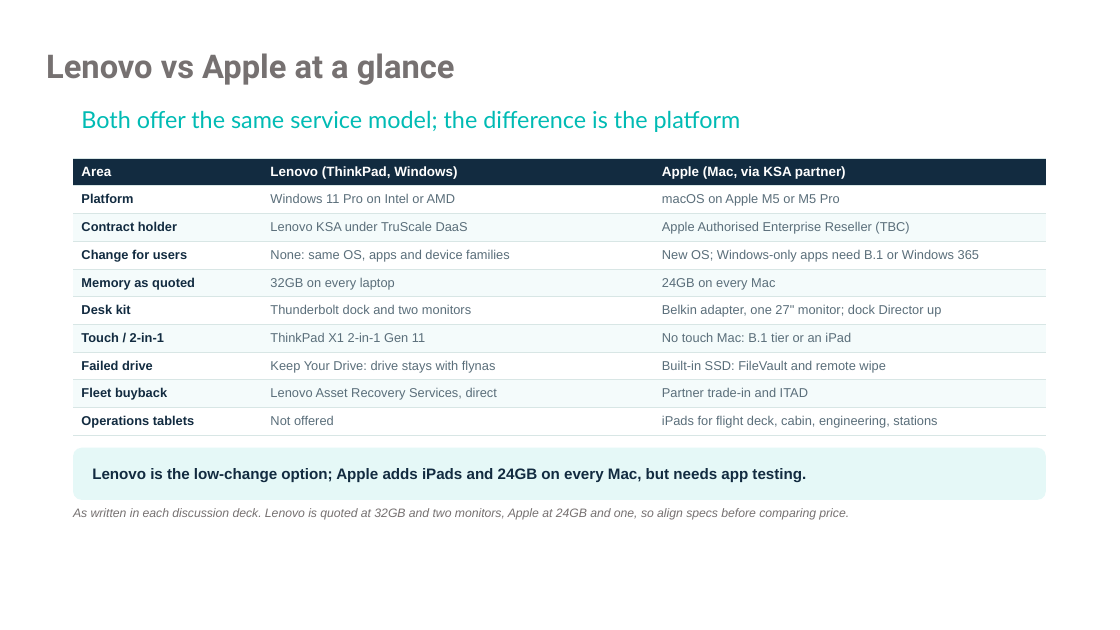
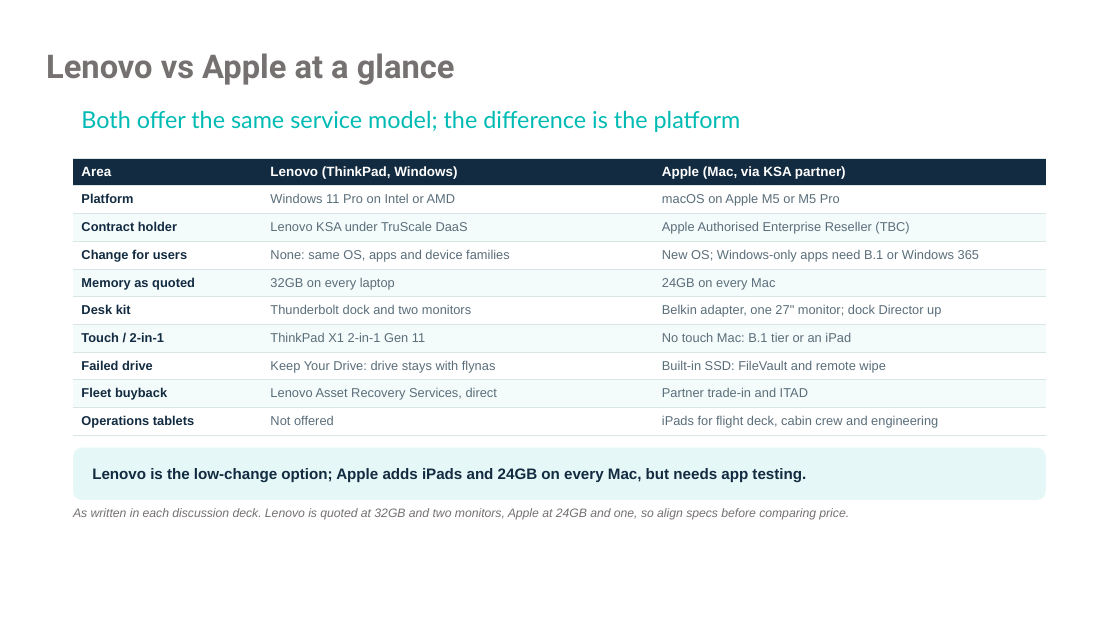
Before and after one commit to 7vbphz8fgw-commits/Bcipd, a slide deck: slide 2 of Flynas_Lenovo_vs_Apple_DaaS.pptx. Drawn at 1120x630 pixels with LibreOffice and Linux fonts; fonts in the diff are those of the drawing; background and template pictures are left out. Boxes give left, top, right and bottom in pixels: in the first picture for what was removed or moved away, otherwise in the second. Text is boxed around its words. In the diff, an @@ line names an element or a change of style, - is before the commit and + after.

```diff
--- a/Flynas_Lenovo_vs_Apple_DaaS.pptx
+++ b/Flynas_Lenovo_vs_Apple_DaaS.pptx
@@ table at (x1=73, y1=158, x2=1046, y2=435) @@
-row 10, column 3: iPads for flight deck, cabin, engineering, stations
+row 10, column 3: iPads for flight deck, cabin crew and engineering
```
Also in this commit, not shown: 1 other file.
